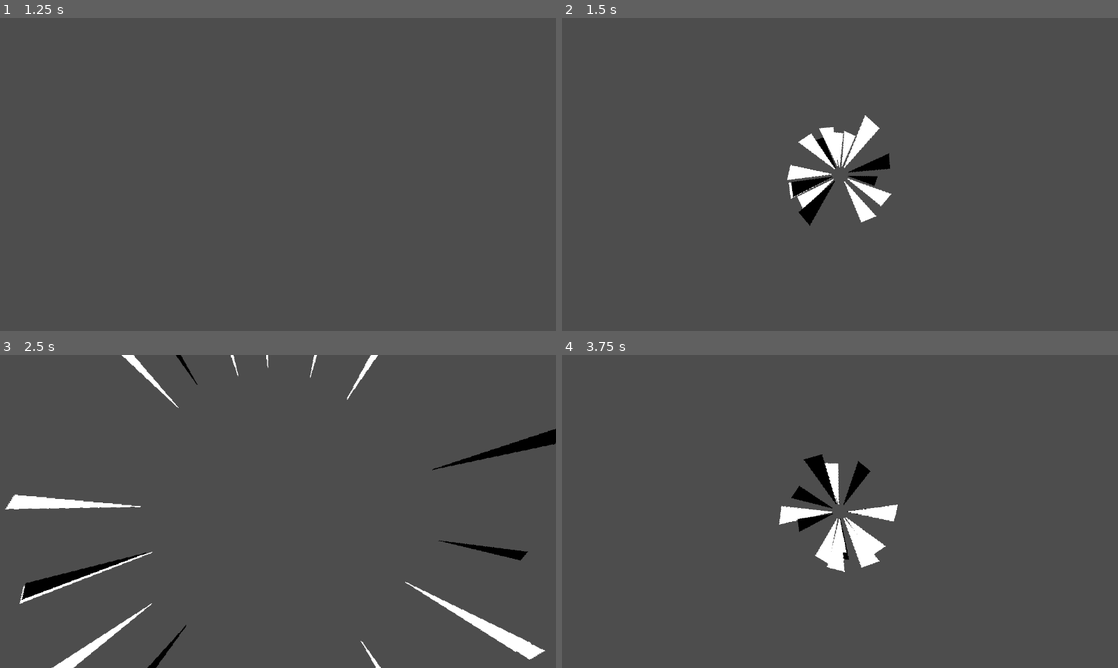
Above: before the commit, frames 1-4 (two rows, left to right).
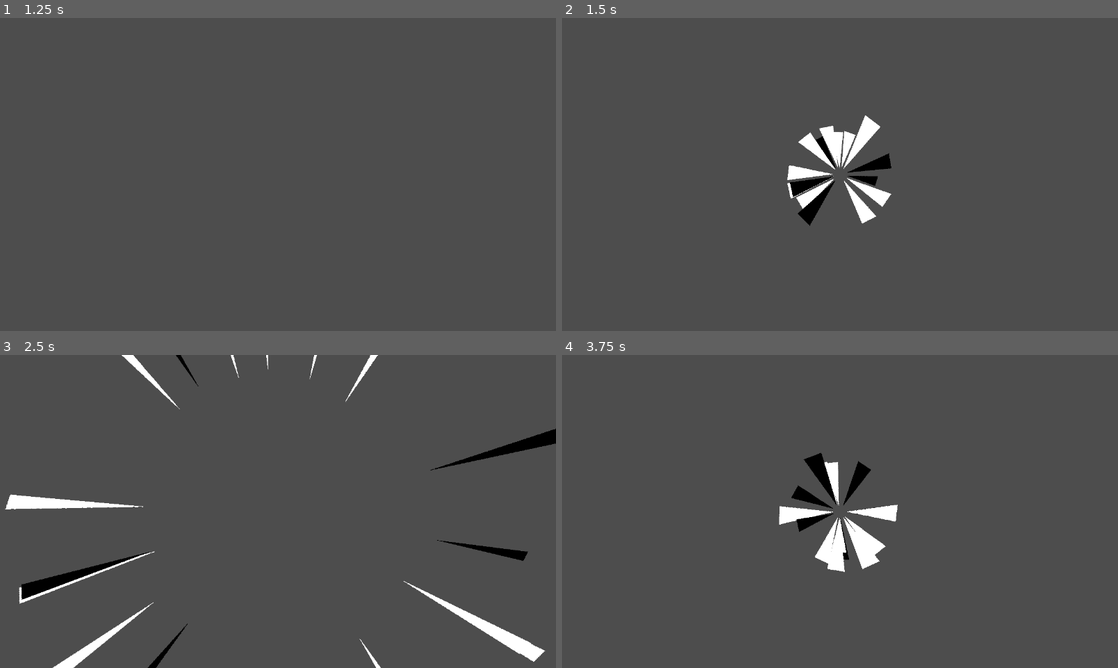
Above: after the commit, the same moments.

Repository: brenioks/Philosophers-Pit-Effects-Port
Game: Godot game, scene res://parry/scenes/main_parry.tscn
Same seed, same stepped clock (60 frames per second), same inputs: the game is played once before the commit and once after it.
Inputs (mouse positions are in pixels of both pictures, inside the frame that each line leads up to):
- Up to frame 1 (1.25 s): tap Enter at 0.5 s; move the mouse to (400, 158) at 0.52 s; hold Right mouse button (parry) from 0.53 s (still down)
- Up to frame 2 (1.5 s): tap Space at 1.25 s; move the mouse to (728, 190) at 1.27 s; release Right mouse button (parry) at 1.28 s; right-click (728, 190) at 1.35 s
- Up to frame 3 (2.5 s): tap Enter at 2 s; move the mouse to (333, 442) at 2.02 s; hold Right mouse button (parry) from 2.03 s (still down)
- Up to frame 4 (3.75 s): move the mouse to (812, 574) at 2.77 s; release Right mouse button (parry) at 2.78 s; right-click (812, 574) at 2.85 s; tap Space at 3.5 s; move the mouse to (1006, 558) at 3.52 s; hold Right mouse button (parry) from 3.53 s (still down)

Frame 1 is identical in both runs. In frame 2, 0.3% of the frame differs, in the area x 40-60%, y 31-66%; in frame 3, 0.5%, in the area x 1-100%, y 0-100%; in frame 4, 0.3%.

Commit message:
Increased particles quality and organization

Diff:
--- a/parry/scenes/main_parry.tscn
+++ b/parry/scenes/main_parry.tscn
@@ -4,7 +4,7 @@
 [ext_resource type="Script" uid="uid://cvm6q0sey07ct" path="res://parry/parry_particle.gd" id="1_01ppk"]
 
 [sub_resource type="ViewportTexture" id="ViewportTexture_sgp6g"]
-viewport_path = NodePath("SubViewport")
+viewport_path = NodePath("CPUParticles2D/SubViewport")
 
 [sub_resource type="Curve" id="Curve_0wfyh"]
 _data = [Vector2(0, 1), 0.0, 0.0, 0, 0, Vector2(1, 0), -3.6983173, 0.0, 0, 0]
@@ -53,23 +53,22 @@
 linear_accel_min = 2500.0
 linear_accel_max = 5000.0
 damping_max = 100.0
-scale_amount_min = 0.8
-scale_amount_max = 1.6
+scale_amount_min = 0.4
+scale_amount_max = 0.8
 split_scale = true
 scale_curve_x = SubResource("Curve_0wfyh")
 scale_curve_y = SubResource("Curve_o5qli")
 color_initial_ramp = SubResource("Gradient_o5qli")
 
-[node name="SubViewport" type="SubViewport" parent="."]
+[node name="SubViewport" type="SubViewport" parent="CPUParticles2D"]
 transparent_bg = true
-size = Vector2i(256, 256)
 script = ExtResource("1_0euqt")
 
-[node name="Polygon2D" type="Polygon2D" parent="SubViewport"]
-position = Vector2(128, 128)
+[node name="Polygon2D" type="Polygon2D" parent="CPUParticles2D/SubViewport"]
+position = Vector2(256, 256)
 rotation = 1.5707964
-scale = Vector2(1, 0.345)
-polygon = PackedVector2Array(0, 0, 128, -40, 120, 40)
+scale = Vector2(2, 0.69)
+polygon = PackedVector2Array(0, 0, 128, -40, 124, 40)
 uv = PackedVector2Array(0, 0, 120, 40, 120, -48)
 
 [node name="UnfreezeTimer" type="Timer" parent="."]
